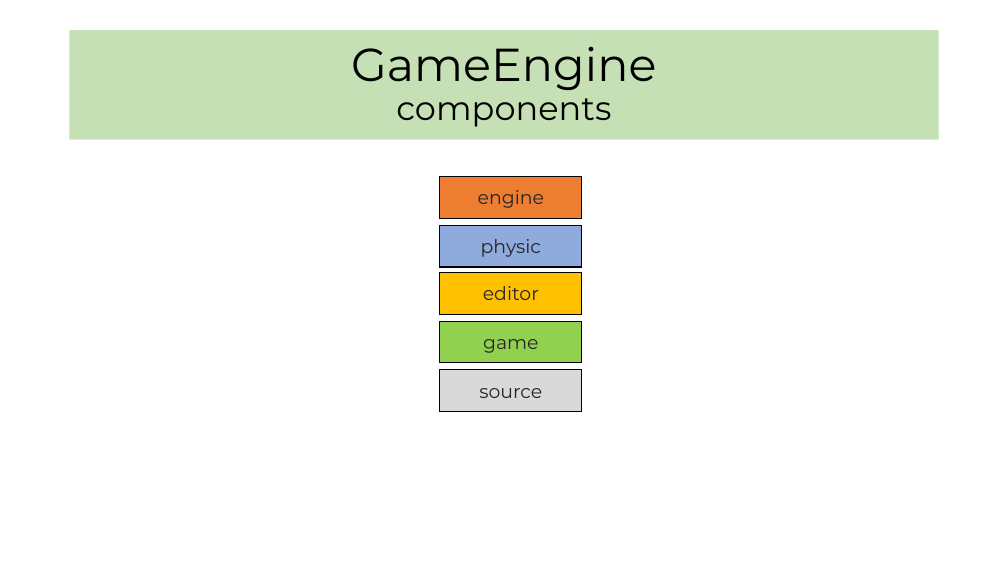
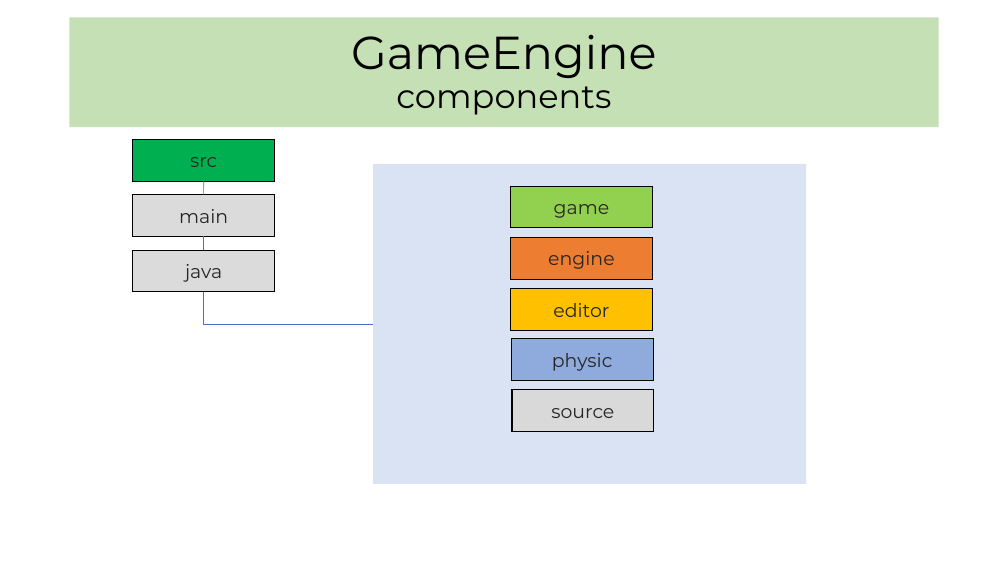
Before and after one commit to homelleon/GameEngine, a slide deck: slide 3 of document/GameEngine.pptx. Drawn at 1008x567 pixels with LibreOffice and Linux fonts; fonts in the diff are those of the drawing. Boxes give left, top, right and bottom in pixels: in the first picture for what was removed or moved away, otherwise in the second. Text is boxed around its words. In the diff, an @@ line names an element or a change of style, - is before the commit and + after.

Commit message:
[doc] add game creation info - add class creation info into power point file about engine structure

```diff
--- a/document/GameEngine.pptx
+++ b/document/GameEngine.pptx
@@ title "GameEngine components": place and size @@
-title "GameEngine components" at <box>70,30,939,140</box>
+title "GameEngine components" at <box>70,17,939,127</box>
@@ rectangle added at <box>133,139,275,181</box>, fill #00B050, outline #000000 1 pt, 18 pt, text #262626 @@
+src
@@ rectangle added at <box>373,164,806,484</box>, fill #DAE3F3 @@
@@ rectangle added at <box>133,194,275,236</box>, fill #DBDBDB, outline #000000 1 pt, 18 pt, text #262626 @@
+main
@@ line added from (204, 181) to (203, 194), #4472C4 0.5 pt @@
@@ rectangle "game": place and size @@
-rectangle "game" at <box>440,321,582,363</box>
+rectangle "game" at <box>510,186,653,228</box>
@@ line added from (203, 237) to (203, 250), #4472C4 0.5 pt @@
@@ rectangle "engine": place and size @@
-rectangle "engine" at <box>440,176,582,218</box>
+rectangle "engine" at <box>510,237,653,279</box>
@@ rectangle added at <box>133,250,275,292</box>, fill #DBDBDB, outline #000000 1 pt, 18 pt, text #262626 @@
+java
@@ elbow line added from (203, 292) to (373, 324), #4472C4 0.5 pt @@
@@ rectangle "editor": place and size @@
-rectangle "editor" at <box>440,272,582,314</box>
+rectangle "editor" at <box>510,289,653,330</box>
@@ rectangle "physic": place and size @@
-rectangle "physic" at <box>440,225,582,267</box>
+rectangle "physic" at <box>511,339,653,380</box>
@@ rectangle "source": place and size @@
-rectangle "source" at <box>440,370,582,411</box>
+rectangle "source" at <box>512,389,654,431</box>
```
Also in this commit, not shown: 4 other slides changed, 2 slides added, 1 other file.
